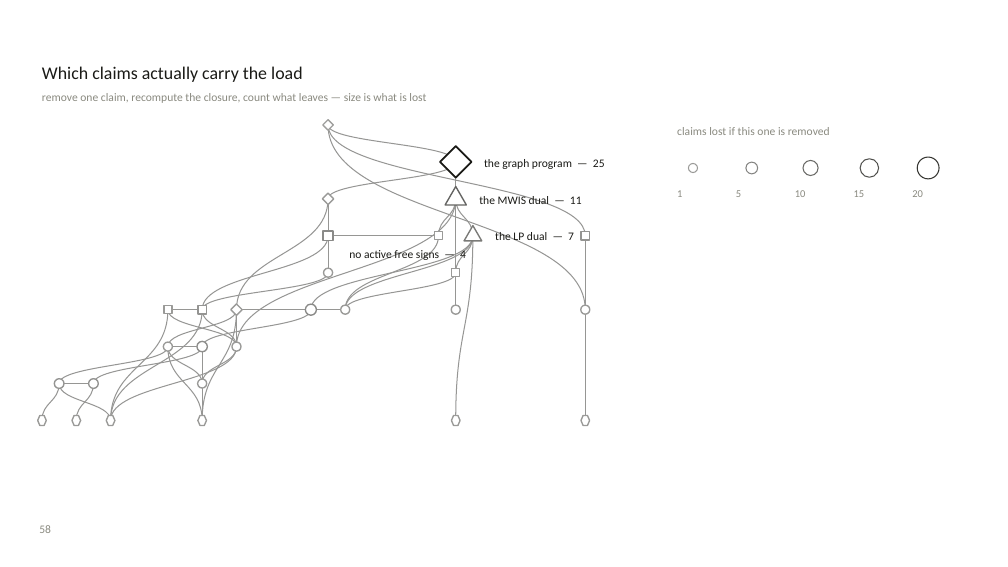
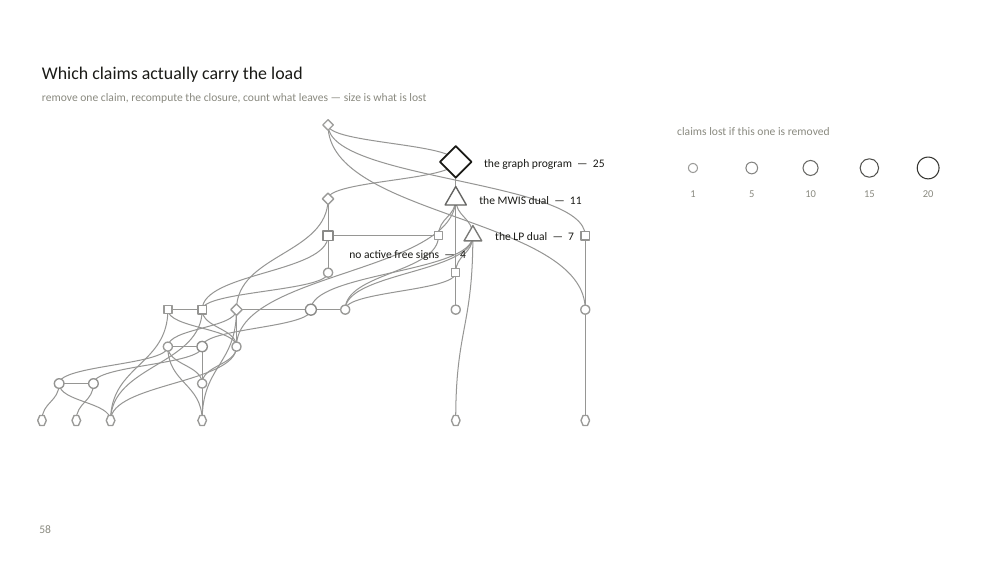
Before and after one commit to EugeneLIU2000/AgtXIv, a slide deck: slide 36 of slides/chain-build/aqa-generated.pptx. Drawn at 1008x567 pixels with LibreOffice and Linux fonts; fonts in the diff are those of the drawing. Boxes give left, top, right and bottom in pixels: in the first picture for what was removed or moved away, otherwise in the second. Text is boxed around its words. In the diff, an @@ line names an element or a change of style, - is before the commit and + after.

```diff
--- a/slides/chain-build/aqa-generated.pptx
+++ b/slides/chain-build/aqa-generated.pptx
@@ alignment left to centre in 5 elements at (690, 190, 695, 197), (749, 190, 754, 197), (805, 190, 816, 197), (864, 190, 875, 197), (923, 190, 934, 197) @@
```
Also in this commit, not shown: 4 other slides changed, 8 other files.
